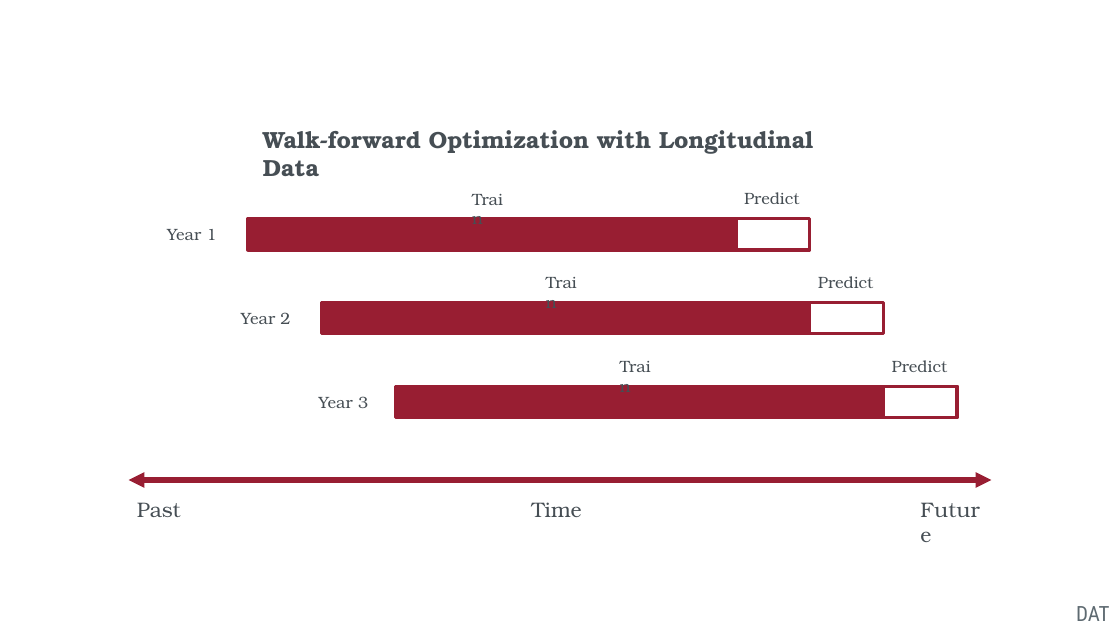
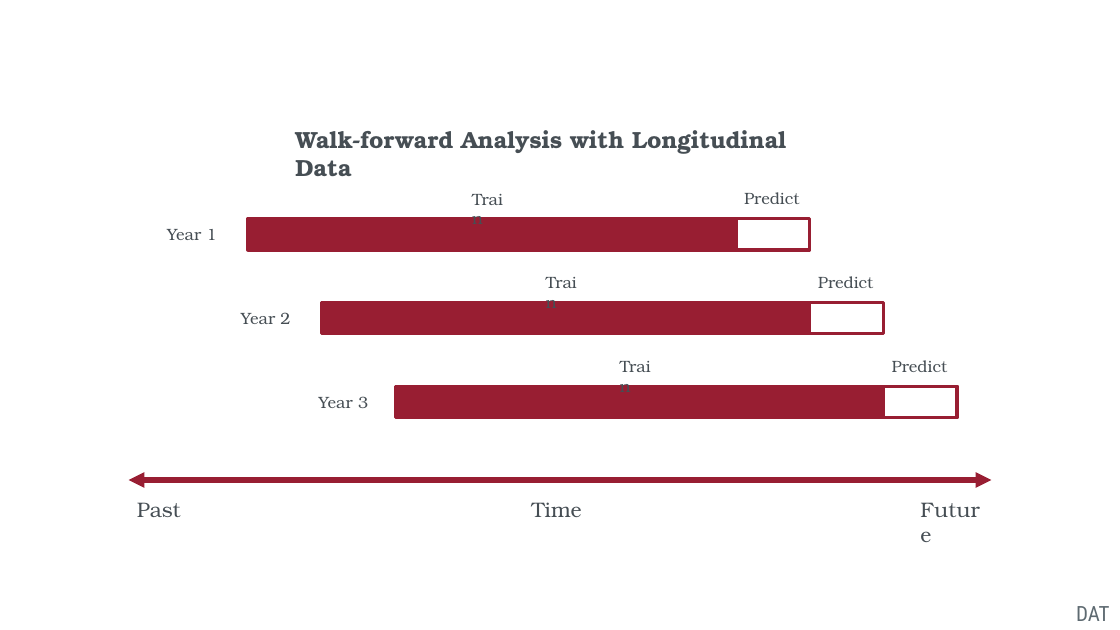
Before and after one commit to concrete-abstraction/student_risk_sagemaker, a slide deck: slide 4 of Documentation/student_risk_presentation.pptx. Drawn at 1120x630 pixels with LibreOffice and Linux fonts; fonts in the diff are those of the drawing. Boxes give left, top, right and bottom in pixels: in the first picture for what was removed or moved away, otherwise in the second. Text is boxed around its words. In the diff, an @@ line names an element or a change of style, - is before the commit and + after.

Commit message:
Revised presentation

```diff
--- a/Documentation/student_risk_presentation.pptx
+++ b/Documentation/student_risk_presentation.pptx
@@ text at <box>295,130,786,176</box>: text changed @@
-Walk-forward Optimization with Longitudinal Data
+Walk-forward Analysis with Longitudinal Data
```
Also in this commit, not shown: 1 other file.
